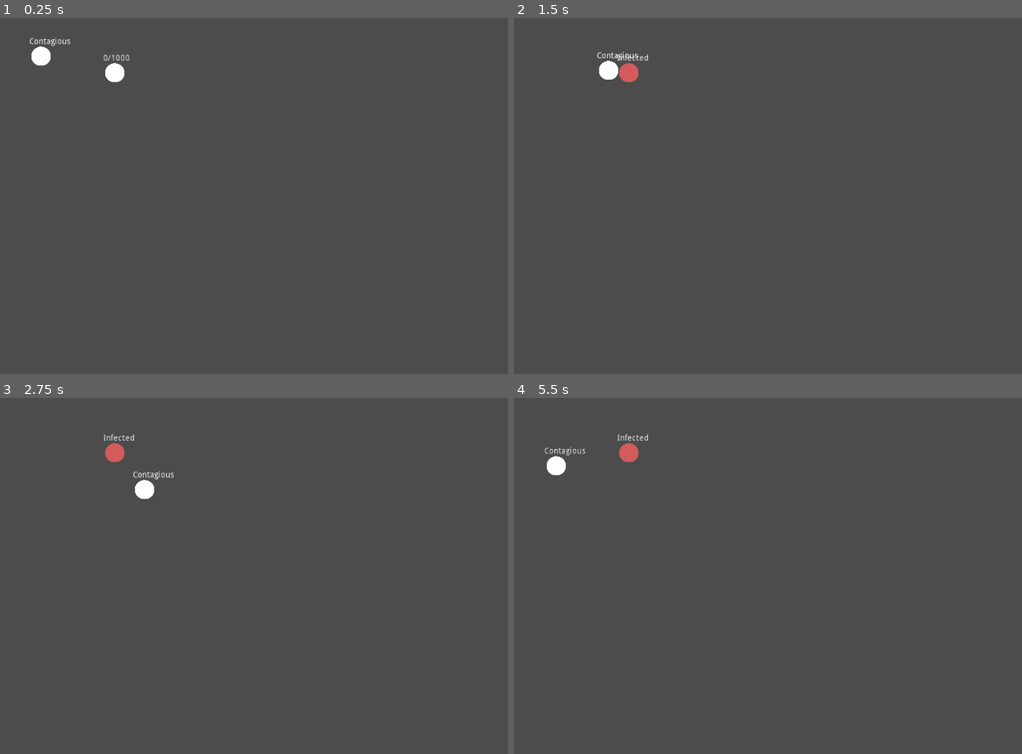
Above: before the commit, frames 1-4 (two rows, left to right).
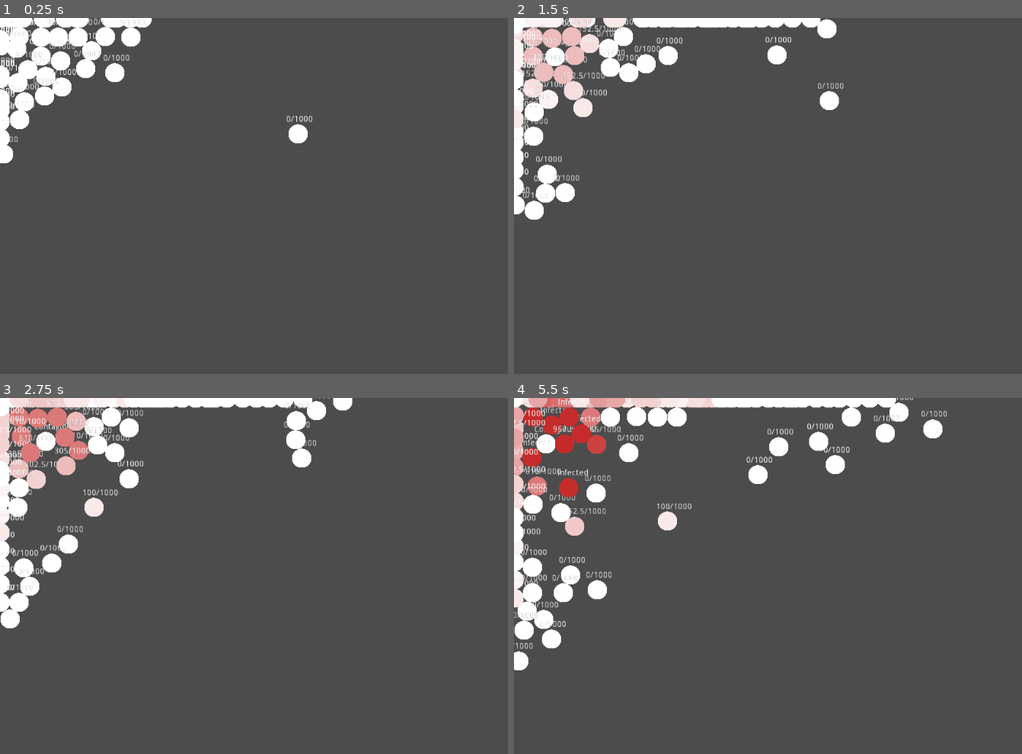
Above: after the commit, the same moments.

Repository: metcalf-putnam/OutbreakInSpace
Game: Godot game, scene res://root.tscn
The game is run twice, just before and just after one commit, with the same random seed, the same clock (stepped at 60 frames per second) and the same inputs. The project has no main scene, so this scene is started directly.
Inputs:
- Up to frame 1 (0.25 s): no input
- Up to frame 2 (1.5 s): tap Enter (ui_accept) at 0.5, 1.35 s; hold Right (ui_right) 0.53-1.28 s; hold Enter (ui_accept) 0.53-1.28 s; hold Down (ui_down) from 1.28 s (still down)
- Up to frame 3 (2.75 s): tap Enter (ui_accept) at 1.52, 1.82 s; release Down (ui_down) at 2.03 s; hold Right (ui_right) from 2.03 s (still down); hold Enter (ui_accept) from 2.03 s (still down)
- Up to frame 4 (5.5 s): release Right (ui_right) at 2.78 s; release Enter (ui_accept) at 2.78 s; hold Up (ui_up) 2.78-3.53 s; tap Enter (ui_accept) at 2.85, 3.02, 3.32, 4.35, 4.52, 4.82 s; hold Enter (ui_accept) 3.53-4.28 s; hold Left (ui_left) 3.53-5.03 s; hold Down (ui_down) from 5.03 s (still down); hold Enter (ui_accept) from 5.03 s (still down)

The runs differ from the first frame. In frame 1, 4.6% of the frame differs, in the area x 0-62%, y 0-41%; in frame 2, 7.9%; in frame 3, 9.0%; in frame 4, 11%, in the area x 0-86%, y 0-77%.

Commit message:
added simulation with many npcs

Diff:
--- a/characters/character.gd
+++ b/characters/character.gd
@@ -1,7 +1,8 @@
 extends KinematicBody2D
 class_name Character
 
-var speed = 120
+var screen_size
+var speed = 50
 
 var is_infected := false
 var is_contagious := false setget set_contagious
@@ -20,10 +21,12 @@
 var breathing_shed := 5
 var speaking_shed := 50
 var coughing_shed := 1500
+var singing_shed := 100
 
 
 func _ready():
 	update_label()
+	screen_size = get_viewport_rect().size
 
 
 func add_viral_particles(particles_in : float):
@@ -51,7 +54,7 @@
 		$InfectionVisual.modulate.a = float(viral_load/infection_limit)
 
 
-func _on_Timer_timeout():
+func _on_ShedTimer_timeout():
 	if is_contagious:
 		shed_particles()
 
@@ -69,10 +72,10 @@
 
 	if is_contagious:
 		connect_area_signals()
-		$Timer.start()
+		$ShedTimer.start()
 	else:
 		disconnect_area_signals()
-		$Timer.stop()
+		$ShedTimer.stop()
 	update_label()
 
 
@@ -110,6 +113,13 @@
 		very_close_contacts.erase(body)
 
 
+func sing():
+	for body in close_contacts:
+		body.add_viral_particles(singing_shed)
+	for body in very_close_contacts:
+		body.add_viral_particles(singing_shed)
+
+
 func cough():
 	for body in close_contacts:
 		body.add_viral_particles(coughing_shed)
--- a/characters/character.tscn
+++ b/characters/character.tscn
@@ -30,7 +30,7 @@
 [node name="Sprite" type="Sprite" parent="."]
 texture = ExtResource( 2 )
 
-[node name="Timer" type="Timer" parent="."]
+[node name="ShedTimer" type="Timer" parent="."]
 
 [node name="CollisionShape2D" type="CollisionShape2D" parent="."]
 shape = SubResource( 3 )
@@ -47,3 +47,4 @@
 [node name="InfectionVisual" type="Sprite" parent="."]
 modulate = Color( 0.77, 0.14, 0.14, 0 )
 texture = ExtResource( 2 )
+[connection signal="timeout" from="ShedTimer" to="." method="_on_ShedTimer_timeout"]
--- a/characters/npc.gd
+++ b/characters/npc.gd
@@ -1 +1,32 @@
 extends Character
+
+var direction : Vector2
+var rng = RandomNumberGenerator.new()
+
+
+func _ready():
+	rng.randomize()
+	get_random_direction()
+	$RandDirTimer.start()
+
+
+func _on_RandDirTimer_timeout():
+	get_random_direction()
+
+
+func get_random_direction():
+	var x = rng.randf_range(-1.0, 1.0)
+	var y = rng.randf_range(-1.0, 1.0)
+	direction = Vector2(x, y)
+
+
+func _physics_process(_delta):
+	var velocity = direction.normalized() * speed
+	velocity = move_and_slide(velocity)
+
+	position.x = clamp(position.x, 0, screen_size.x)
+	position.y = clamp(position.y, 0, screen_size.y)
+	if position.x == 0 or position.x == screen_size.x:
+		get_random_direction()
+	if position.y == 0 or position.y == screen_size.y:
+		get_random_direction()
--- a/characters/npc.tscn
+++ b/characters/npc.tscn
@@ -5,3 +5,7 @@
 
 [node name="NPC" instance=ExtResource( 2 )]
 script = ExtResource( 1 )
+
+[node name="RandDirTimer" type="Timer" parent="." index="7"]
+wait_time = 2.0
+[connection signal="timeout" from="RandDirTimer" to="." method="_on_RandDirTimer_timeout"]
--- a/characters/player.gd
+++ b/characters/player.gd
@@ -1,12 +1,11 @@
 extends Character
 var last_direction
-var screen_size
 
 
 func _ready():
-	screen_size = get_viewport_rect().size
 	is_infected = true
 	set_contagious(true)
+	speed = 125
 
 func _physics_process(_delta):
 	var direction = Vector2()
@@ -25,4 +24,4 @@
 func _unhandled_input(event):
 	# TODO: make this different? maybe they can sing on command?
 	if event.is_action_pressed("ui_accept"):
-		cough()
+		sing()
--- a/characters/player.tscn
+++ b/characters/player.tscn
@@ -5,4 +5,3 @@
 
 [node name="Player" instance=ExtResource( 1 )]
 script = ExtResource( 2 )
-[connection signal="timeout" from="Timer" to="." method="_on_Timer_timeout"]
--- /dev/null
+++ b/root.gd
@@ -0,0 +1,23 @@
+extends Node2D
+var starting_npcs := 100
+export (PackedScene) var NPC
+var screen_size
+var rng = RandomNumberGenerator.new()
+
+# Called when the node enters the scene tree for the first time.
+func _ready():
+	screen_size = get_viewport_rect().size
+	for _i in range(starting_npcs):
+		spawn_npc()
+
+func spawn_npc():
+	var npc = NPC.instance()
+	add_child(npc)
+	npc.position = get_random_pos()
+
+
+func get_random_pos() -> Vector2:
+	var x = rng.randf_range(-1.0, 1.0)
+	var y = rng.randf_range(-1.0, 1.0)
+	var vector = Vector2(x, y)
+	return vector
--- a/root.tscn
+++ b/root.tscn
@@ -1,12 +1,19 @@
-[gd_scene load_steps=3 format=2]
+[gd_scene load_steps=5 format=2]
 
 [ext_resource path="res://characters/player.tscn" type="PackedScene" id=1]
 [ext_resource path="res://characters/character.tscn" type="PackedScene" id=2]
+[ext_resource path="res://characters/npc.tscn" type="PackedScene" id=3]
+[ext_resource path="res://root.gd" type="Script" id=4]
 
-[node name="Node2D" type="Node2D"]
+[node name="Root" type="Node2D"]
+script = ExtResource( 4 )
+NPC = ExtResource( 3 )
 
 [node name="Player" parent="." instance=ExtResource( 1 )]
 position = Vector2( 69.0781, 64.0724 )
 
 [node name="Character" parent="." instance=ExtResource( 2 )]
 position = Vector2( 193.218, 92.1041 )
+
+[node name="NPC" parent="." instance=ExtResource( 3 )]
+position = Vector2( 495.149, 205.997 )
